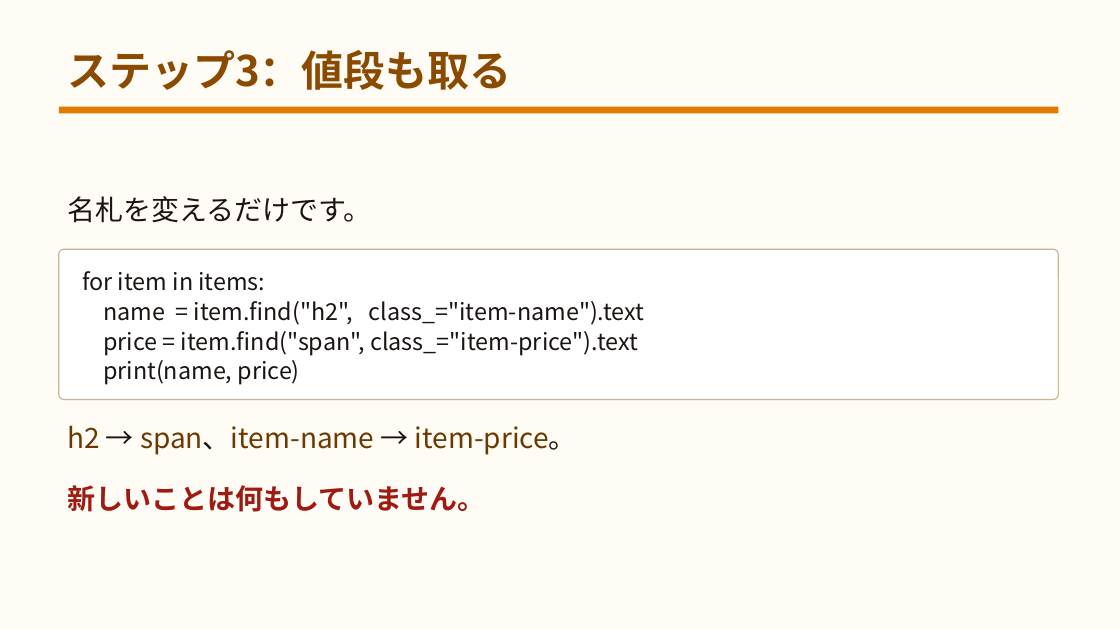
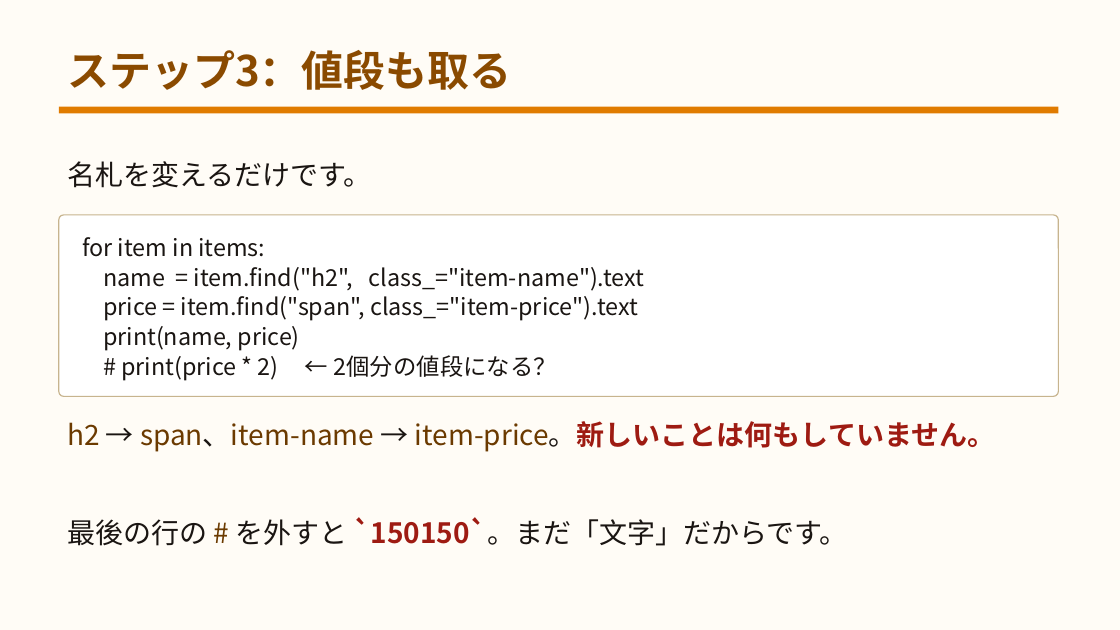
Before and after one commit to yuracode/isshop, a slide deck: slide 30 of docs/slides.pptx (slide 33 before the commit). Drawn at 1120x630 pixels with LibreOffice and Linux fonts; fonts in the diff are those of the drawing. Boxes give left, top, right and bottom in pixels: in the first picture for what was removed or moved away, otherwise in the second. Text is boxed around its words. In the diff, an @@ line names an element or a change of style, - is before the commit and + after.

```diff
--- a/docs/slides.pptx
+++ b/docs/slides.pptx
@@ text "名札を変えるだけです。": place and size @@
-text "名札を変えるだけです。" at bbox=[67, 196, 371, 223]
+text "名札を変えるだけです。" at bbox=[67, 161, 371, 188]
@@ rounded rectangle: place and size @@
-rounded rectangle at bbox=[59, 250, 1059, 400]
+rounded rectangle at bbox=[59, 215, 1059, 397]
@@ rounded rectangle at bbox=[59, 215, 1059, 397]: proportions changed @@
@@ text "for item in items:": place and size @@
-text "for item in items:" at bbox=[82, 271, 644, 385]
+text "for item in items:" at bbox=[82, 237, 644, 381]
@@ text at bbox=[121, 355, 556, 381]: paragraph added @@
+# print(price * 2) ← 2個分の値段になる？
@@ text at bbox=[67, 421, 995, 452]: text changed @@
-h2 → span、item-name → item-price。
+h2 → span、item-name → item-price。新しいことは何もしていません。
@@ text at bbox=[67, 517, 848, 546]: text changed; text colour #9E1B12 to #1A1512; bold off @@
-新しいことは何もしていません。
+最後の行の # を外すと `150150`。まだ「文字」だからです。
```
Also in this commit, not shown: 1 other slide changed, 3 slides removed, 9 other files.
